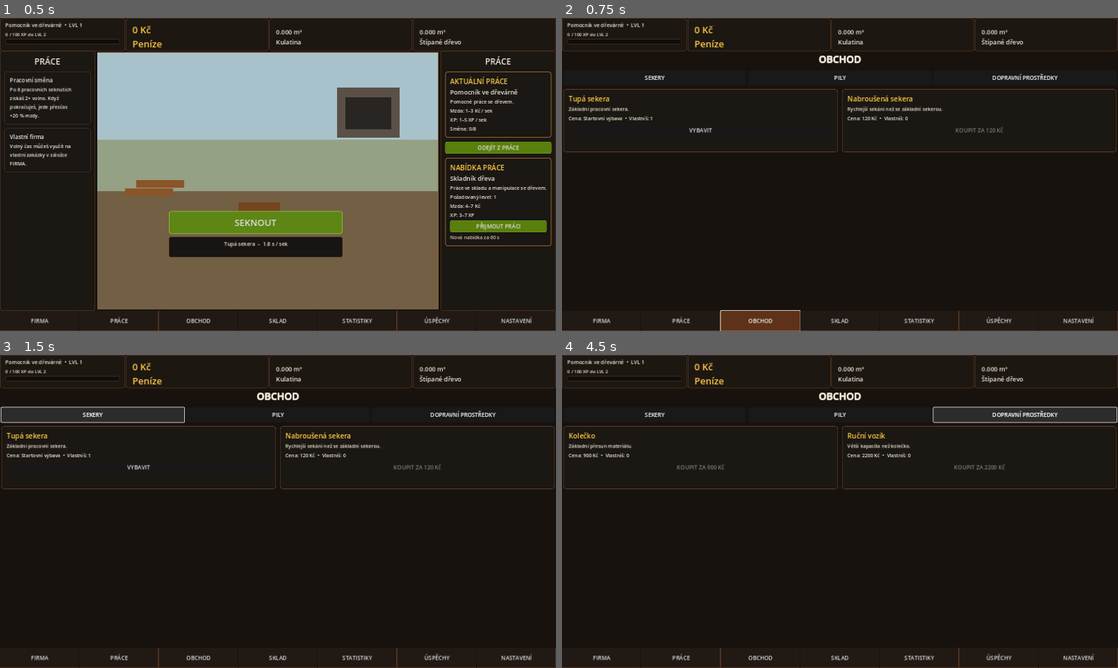
Above: before the commit, frames 1-4 (two rows, left to right).
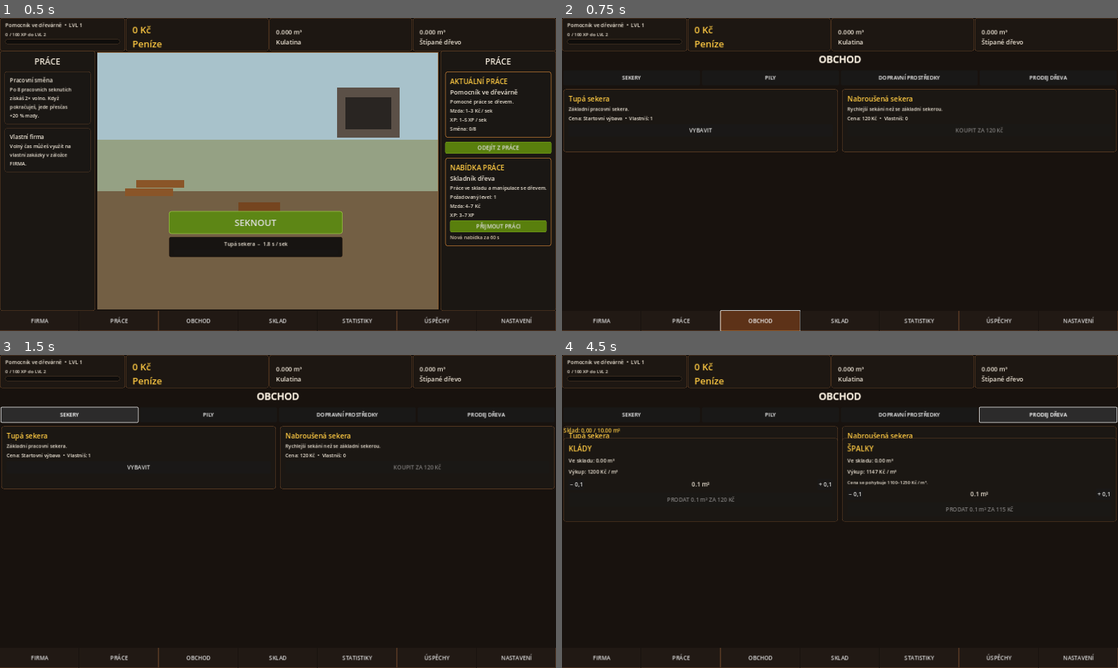
Above: after the commit, the same moments.

Repository: welewan-code/Lumberjack-John
Game: Godot game, scene res://Main.tscn
The game is run twice, just before and just after one commit, with the same random seed, the same clock (stepped at 60 frames per second) and the same inputs.
Inputs (mouse positions are in pixels of both pictures, inside the frame that each line leads up to):
- Up to frame 1 (0.5 s): no input
- Up to frame 2 (0.75 s): click "OBCHOD" at 0.5 s
- Up to frame 3 (1.5 s): click "SEKERY" at 1.25 s
- Up to frame 4 (4.5 s): click "PILY" at 2 s; click "DOPRAVNÍ PROSTŘEDKY" at 2.75 s; click "VYBAVIT" at 3.5 s; click (1045, 414) at 4.25 s, where only the run after the commit has a clickable "PRODEJ DŘEVA"

Frame 1 is identical in both runs. In frame 2, 0.5% of the frame differs, in the area x 10-91%, y 12-21%; in frame 3, 0.6%; in frame 4, 3.2%, in the area x 0-100%, y 12-54%.

Commit message:
Add wood selling tab to shop

Diff:
--- a/shop_ui.gd
+++ b/shop_ui.gd
@@ -1,7 +1,11 @@
 extends Node
 
 const SHOP_SAVE_PATH := "user://shop_inventory.json"
-const CATEGORIES: Array[String] = ["SEKERY", "PILY", "DOPRAVNÍ PROSTŘEDKY"]
+const CATEGORIES: Array[String] = ["SEKERY", "PILY", "DOPRAVNÍ PROSTŘEDKY", "PRODEJ DŘEVA"]
+const LOG_PRICE_PER_M3: float = 1200.0
+const BLOCK_PRICE_MIN: int = 1100
+const BLOCK_PRICE_MAX: int = 1250
+const SALE_STEP: float = 0.1
 
 const ITEMS: Dictionary = {
 	"wooden_axe": {"category":"SEKERY", "name":"Tupá sekera", "price":0, "asset":"res://assets/tools/wooden_axe.png", "desc":"Základní pracovní sekera."},
@@ -12,7 +16,6 @@
 	"handcart": {"category":"DOPRAVNÍ PROSTŘEDKY", "name":"Ruční vozík", "price":2200, "asset":"", "desc":"Větší kapacita než kolečko."}
 }
 
-var watched_shop_button: Button = null
 var current_category: String = "SEKERY"
 var inventory: Dictionary = {
 	"sharpened_axe": 0,
@@ -21,26 +24,14 @@
 	"wheelbarrow": 0,
 	"handcart": 0
 }
+var block_price_per_m3: float = 1100.0
+var log_sale_amount: float = 0.1
+var block_sale_amount: float = 0.1
 
 func _ready() -> void:
 	load_inventory()
-	process_mode = Node.PROCESS_MODE_ALWAYS
-
-func _process(_delta: float) -> void:
-	var main := get_tree().current_scene
-	if main == null:
-		return
-	for node in _all_nodes(main):
-		if node is Button and (node as Button).text == "OBCHOD":
-			var button := node as Button
-			if button != watched_shop_button:
-				watched_shop_button = button
-				if not button.pressed.is_connected(_on_shop_pressed):
-					button.pressed.connect(_on_shop_pressed)
-			return
-
-func _on_shop_pressed() -> void:
-	call_deferred("_render_shop")
+	randomize()
+	block_price_per_m3 = float(randi_range(BLOCK_PRICE_MIN, BLOCK_PRICE_MAX))
 
 func _render_shop() -> void:
 	var main := get_tree().current_scene
@@ -74,7 +65,7 @@
 		b.text = category
 		b.size_flags_horizontal = Control.SIZE_EXPAND_FILL
 		b.custom_minimum_size.y = 42
-		b.add_theme_font_size_override("font_size", 16)
+		b.add_theme_font_size_override("font_size", 15)
 		b.pressed.connect(_switch_category.bind(category))
 		tabs.add_child(b)
 
@@ -87,21 +78,12 @@
 
 func _switch_category(category: String) -> void:
 	current_category = category
-	var main := get_tree().current_scene
-	if main == null:
-		return
-	var host := _find_named_node(main, "ShopCategoryHost")
-	if host is VBoxContainer:
-		for child in host.get_children():
-			child.queue_free()
-		await get_tree().process_frame
-		if is_instance_valid(host):
-			_render_category(main, host as VBoxContainer)
+	_refresh_category()
 
 func _render_category(main: Node, host: VBoxContainer) -> void:
-	var header := _make_label(main, current_category, 21)
-	header.add_theme_color_override("font_color", Color("#ffca42"))
-	host.add_child(header)
+	if current_category == "PRODEJ DŘEVA":
+		_render_wood_sales(main, host)
+		return
 
 	var grid := GridContainer.new()
 	grid.columns = 2
@@ -115,169 +97,181 @@
 		if str(item["category"]) == current_category:
 			_add_item_card(main, grid, str(item_id), item)
 
+func _render_wood_sales(main: Node, host: VBoxContainer) -> void:
+	var state := _main_state(main)
+	var used := _storage_used(state)
+	var storage := _make_label(main, "Sklad: %.2f / 10.00 m³" % used, 16)
+	storage.add_theme_color_override("font_color", Color("#ffca42"))
+	host.add_child(storage)
+
+	var grid := GridContainer.new()
+	grid.columns = 2
+	grid.size_flags_horizontal = Control.SIZE_EXPAND_FILL
+	grid.add_theme_constant_override("h_separation", 12)
+	host.add_child(grid)
+	_add_wood_sale_card(main, grid, "logs_m3", "KLÁDY", LOG_PRICE_PER_M3, log_sale_amount)
+	_add_wood_sale_card(main, grid, "roundwood_m3", "ŠPALKY", block_price_per_m3, block_sale_amount)
+
+func _add_wood_sale_card(main: Node, grid: GridContainer, key: String, title_text: String, price: float, amount: float) -> void:
+	var state := _main_state(main)
+	var owned := float(state.get(key, 0.0))
+	var panel := PanelContainer.new()
+	panel.custom_minimum_size = Vector2(360, 220)
+	panel.size_flags_horizontal = Control.SIZE_EXPAND_FILL
+	panel.add_theme_stylebox_override("panel", _panel_style(main, "#1b1713", "#6b4628", 7, 1))
+	grid.add_child(panel)
+	var margin := MarginContainer.new()
+	for side in ["margin_left", "margin_right", "margin_top", "margin_bottom"]:
+		margin.add_theme_constant_override(side, 14)
+	panel.add_child(margin)
+	var box := VBoxContainer.new()
+	box.add_theme_constant_override("separation", 8)
+	margin.add_child(box)
+	var title := _make_label(main, title_text, 21)
+	title.add_theme_color_override("font_color", Color("#ffca42"))
+	box.add_child(title)
+	box.add_child(_make_label(main, "Ve skladu: %.2f m³" % owned, 15))
+	box.add_child(_make_label(main, "Výkup: %.0f Kč / m³" % price, 15))
+	if key == "roundwood_m3":
+		box.add_child(_make_label(main, "Cena se pohybuje 1100–1250 Kč / m³.", 13))
+	var row := HBoxContainer.new()
+	row.add_theme_constant_override("separation", 6)
+	box.add_child(row)
+	var minus := Button.new(); minus.text = "− 0,1"; minus.pressed.connect(_change_sale_amount.bind(key, -SALE_STEP)); row.add_child(minus)
+	var amount_label := _make_label(main, "%.1f m³" % amount, 17); amount_label.size_flags_horizontal = Control.SIZE_EXPAND_FILL; amount_label.horizontal_alignment = HORIZONTAL_ALIGNMENT_CENTER; row.add_child(amount_label)
+	var plus := Button.new(); plus.text = "+ 0,1"; plus.pressed.connect(_change_sale_amount.bind(key, SALE_STEP)); row.add_child(plus)
+	var payout := amount * price
+	var sell := Button.new()
+	sell.text = "PRODAT %.1f m³ ZA %.0f Kč" % [amount, payout]
+	sell.custom_minimum_size.y = 40
+	sell.disabled = owned + 0.0001 < amount or amount < SALE_STEP
+	sell.pressed.connect(_sell_wood.bind(key, amount, price))
+	box.add_child(sell)
+
+func _change_sale_amount(key: String, delta: float) -> void:
+	if key == "logs_m3":
+		log_sale_amount = maxf(SALE_STEP, snappedf(log_sale_amount + delta, SALE_STEP))
+	else:
+		block_sale_amount = maxf(SALE_STEP, snappedf(block_sale_amount + delta, SALE_STEP))
+	_refresh_category()
+
+func _sell_wood(key: String, amount: float, price: float) -> void:
+	var main := get_tree().current_scene
+	if main == null:
+		return
+	var state := _main_state(main)
+	var owned := float(state.get(key, 0.0))
+	if amount < SALE_STEP or owned + 0.0001 < amount:
+		return
+	state[key] = maxf(0.0, owned - amount)
+	state["money"] = float(state.get("money", 0.0)) + amount * price
+	main.set("state", state)
+	main.call("update_hud")
+	main.call("save_game")
+	_refresh_category()
+
+func _storage_used(state: Dictionary) -> float:
+	return float(state.get("logs_m3", 0.0)) + float(state.get("roundwood_m3", 0.0)) + float(state.get("split_m3", 0.0))
+
 func _add_item_card(main: Node, grid: GridContainer, item_id: String, item: Dictionary) -> void:
 	var panel := PanelContainer.new()
 	panel.custom_minimum_size = Vector2(360, 180)
 	panel.size_flags_horizontal = Control.SIZE_EXPAND_FILL
 	panel.add_theme_stylebox_override("panel", _panel_style(main, "#1b1713", "#6b4628", 7, 1))
 	grid.add_child(panel)
-
 	var margin := MarginContainer.new()
-	margin.add_theme_constant_override("margin_left", 14)
-	margin.add_theme_constant_override("margin_right", 14)
-	margin.add_theme_constant_override("margin_top", 12)
-	margin.add_theme_constant_override("margin_bottom", 12)
+	margin.add_theme_constant_override("margin_left", 14); margin.add_theme_constant_override("margin_right", 14); margin.add_theme_constant_override("margin_top", 12); margin.add_theme_constant_override("margin_bottom", 12)
 	panel.add_child(margin)
-
-	var row := HBoxContainer.new()
-	row.add_theme_constant_override("separation", 12)
-	margin.add_child(row)
-
+	var row := HBoxContainer.new(); row.add_theme_constant_override("separation", 12); margin.add_child(row)
 	var asset_path: String = str(item.get("asset", ""))
 	if asset_path != "" and ResourceLoader.exists(asset_path):
-		var tex := TextureRect.new()
-		tex.custom_minimum_size = Vector2(120, 120)
-		tex.expand_mode = TextureRect.EXPAND_IGNORE_SIZE
-		tex.stretch_mode = TextureRect.STRETCH_KEEP_ASPECT_CENTERED
+		var tex := TextureRect.new(); tex.custom_minimum_size = Vector2(120, 120); tex.expand_mode = TextureRect.EXPAND_IGNORE_SIZE; tex.stretch_mode = TextureRect.STRETCH_KEEP_ASPECT_CENTERED
 		var res := ResourceLoader.load(asset_path)
-		if res is Texture2D:
-			tex.texture = res as Texture2D
+		if res is Texture2D: tex.texture = res as Texture2D
 		row.add_child(tex)
-
-	var info := VBoxContainer.new()
-	info.size_flags_horizontal = Control.SIZE_EXPAND_FILL
-	info.add_theme_constant_override("separation", 5)
-	row.add_child(info)
-
-	var name_label := _make_label(main, str(item["name"]), 20)
-	name_label.add_theme_color_override("font_color", Color("#ffca42"))
-	info.add_child(name_label)
+	var info := VBoxContainer.new(); info.size_flags_horizontal = Control.SIZE_EXPAND_FILL; info.add_theme_constant_override("separation", 5); row.add_child(info)
+	var name_label := _make_label(main, str(item["name"]), 20); name_label.add_theme_color_override("font_color", Color("#ffca42")); info.add_child(name_label)
 	info.add_child(_make_label(main, str(item["desc"]), 14))
-
-	var price: int = int(item["price"])
-	var owned: int = _owned_count(main, item_id)
-	var price_text := "Startovní výbava" if price <= 0 else "%d Kč" % price
+	var price: int = int(item["price"]); var owned: int = _owned_count(main, item_id); var price_text := "Startovní výbava" if price <= 0 else "%d Kč" % price
 	info.add_child(_make_label(main, "Cena: %s  •  Vlastníš: %d" % [price_text, owned], 14))
-
-	var action := Button.new()
-	action.custom_minimum_size.y = 36
+	var action := Button.new(); action.custom_minimum_size.y = 36
 	if item_id == "wooden_axe":
-		action.text = "VYBAVIT"
-		action.disabled = false
-		action.pressed.connect(_equip_axe.bind("wooden"))
+		action.text = "VYBAVIT"; action.pressed.connect(_equip_axe.bind("wooden"))
 	elif item_id == "sharpened_axe" and owned > 0:
-		action.text = "VYBAVIT"
-		action.pressed.connect(_equip_axe.bind("sharpened"))
+		action.text = "VYBAVIT"; action.pressed.connect(_equip_axe.bind("sharpened"))
 	else:
-		action.text = "KOUPIT ZA %d Kč" % price
-		action.disabled = float(_main_state(main).get("money", 0.0)) < float(price)
-		action.pressed.connect(_buy_item.bind(item_id))
+		action.text = "KOUPIT ZA %d Kč" % price; action.disabled = float(_main_state(main).get("money", 0.0)) < float(price); action.pressed.connect(_buy_item.bind(item_id))
 	info.add_child(action)
 
 func _buy_item(item_id: String) -> void:
-	if not ITEMS.has(item_id):
-		return
-	var main := get_tree().current_scene
-	if main == null:
-		return
-	var item: Dictionary = ITEMS[item_id]
-	var price: int = int(item["price"])
-	var state := _main_state(main)
-	if float(state.get("money", 0.0)) < float(price):
-		return
+	if not ITEMS.has(item_id): return
+	var main := get_tree().current_scene
+	if main == null: return
+	var item: Dictionary = ITEMS[item_id]; var price: int = int(item["price"]); var state := _main_state(main)
+	if float(state.get("money", 0.0)) < float(price): return
 	state["money"] = float(state.get("money", 0.0)) - float(price)
-	if item_id == "sharpened_axe":
-		state["sharpened_axe_qty"] = int(state.get("sharpened_axe_qty", 0)) + 1
-		inventory[item_id] = int(inventory.get(item_id, 0)) + 1
-	else:
-		inventory[item_id] = int(inventory.get(item_id, 0)) + 1
-	main.set("state", state)
-	main.call("update_hud")
-	main.call("save_game")
-	save_inventory()
-	_refresh_category()
+	if item_id == "sharpened_axe": state["sharpened_axe_qty"] = int(state.get("sharpened_axe_qty", 0)) + 1
+	inventory[item_id] = int(inventory.get(item_id, 0)) + 1
+	main.set("state", state); main.call("update_hud"); main.call("save_game"); save_inventory(); _refresh_category()
 
 func _equip_axe(axe_id: String) -> void:
 	var main := get_tree().current_scene
-	if main == null:
-		return
-	var state := _main_state(main)
-	if axe_id == "sharpened" and int(state.get("sharpened_axe_qty", 0)) <= 0 and int(inventory.get("sharpened_axe", 0)) <= 0:
-		return
-	state["equipped_axe"] = axe_id
-	main.set("state", state)
-	main.call("save_game")
-	_refresh_category()
+	if main == null: return
+	var state := _main_state(main)
+	if axe_id == "sharpened" and int(state.get("sharpened_axe_qty", 0)) <= 0 and int(inventory.get("sharpened_axe", 0)) <= 0: return
+	state["equipped_axe"] = axe_id; main.set("state", state); main.call("save_game"); _refresh_category()
 
 func _refresh_category() -> void:
 	var main := get_tree().current_scene
-	if main == null:
-		return
+	if main == null: return
 	var host := _find_named_node(main, "ShopCategoryHost")
 	if host is VBoxContainer:
-		for child in host.get_children():
-			child.queue_free()
+		for child in host.get_children(): child.queue_free()
 		await get_tree().process_frame
-		if is_instance_valid(host):
-			_render_category(main, host as VBoxContainer)
+		if is_instance_valid(host): _render_category(main, host as VBoxContainer)
 
 func _owned_count(main: Node, item_id: String) -> int:
 	var state := _main_state(main)
-	if item_id == "wooden_axe":
-		return maxi(1, int(state.get("wooden_axe_qty", 1)))
-	if item_id == "sharpened_axe":
-		return maxi(int(state.get("sharpened_axe_qty", 0)), int(inventory.get(item_id, 0)))
+	if item_id == "wooden_axe": return maxi(1, int(state.get("wooden_axe_qty", 1)))
+	if item_id == "sharpened_axe": return maxi(int(state.get("sharpened_axe_qty", 0)), int(inventory.get(item_id, 0)))
 	return int(inventory.get(item_id, 0))
 
 func _main_state(main: Node) -> Dictionary:
 	var value = main.get("state")
-	if value is Dictionary:
-		return value as Dictionary
+	if value is Dictionary: return value as Dictionary
 	return {}
 
 func _make_label(main: Node, text_value: String, size: int) -> Label:
 	var value = main.call("make_label", text_value, size)
-	if value is Label:
-		return value as Label
-	var label := Label.new()
-	label.text = text_value
-	return label
+	if value is Label: return value as Label
+	var label := Label.new(); label.text = text_value; return label
 
 func _panel_style(main: Node, bg: String, border: String, radius: int, width: int) -> StyleBoxFlat:
 	var value = main.call("panel_style", bg, border, radius, width)
-	if value is StyleBoxFlat:
-		return value as StyleBoxFlat
+	if value is StyleBoxFlat: return value as StyleBoxFlat
 	return StyleBoxFlat.new()
 
 func _find_named_node(root: Node, node_name: String) -> Node:
 	for node in _all_nodes(root):
-		if node.name == node_name:
-			return node
+		if node.name == node_name: return node
 	return null
 
 func _all_nodes(root: Node) -> Array[Node]:
-	var result: Array[Node] = []
-	var stack: Array[Node] = [root]
+	var result: Array[Node] = []; var stack: Array[Node] = [root]
 	while not stack.is_empty():
-		var current: Node = stack.pop_back()
-		result.append(current)
-		for child in current.get_children():
-			stack.append(child)
+		var current: Node = stack.pop_back(); result.append(current)
+		for child in current.get_children(): stack.append(child)
 	return result
 
 func save_inventory() -> void:
 	var f := FileAccess.open(SHOP_SAVE_PATH, FileAccess.WRITE)
-	if f != null:
-		f.store_string(JSON.stringify(inventory))
+	if f != null: f.store_string(JSON.stringify(inventory))
 
 func load_inventory() -> void:
-	if not FileAccess.file_exists(SHOP_SAVE_PATH):
-		return
+	if not FileAccess.file_exists(SHOP_SAVE_PATH): return
 	var f := FileAccess.open(SHOP_SAVE_PATH, FileAccess.READ)
-	if f == null:
-		return
+	if f == null: return
 	var parsed = JSON.parse_string(f.get_as_text())
 	if parsed is Dictionary:
 		for key in inventory.keys():
-			if parsed.has(key):
-				inventory[key] = int(parsed[key])
+			if parsed.has(key): inventory[key] = int(parsed[key])
